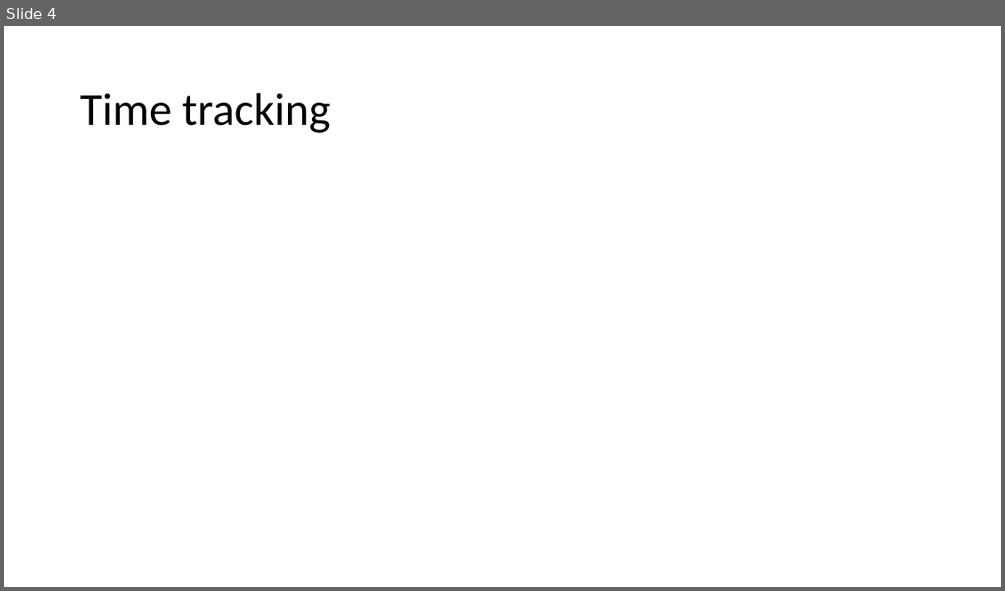
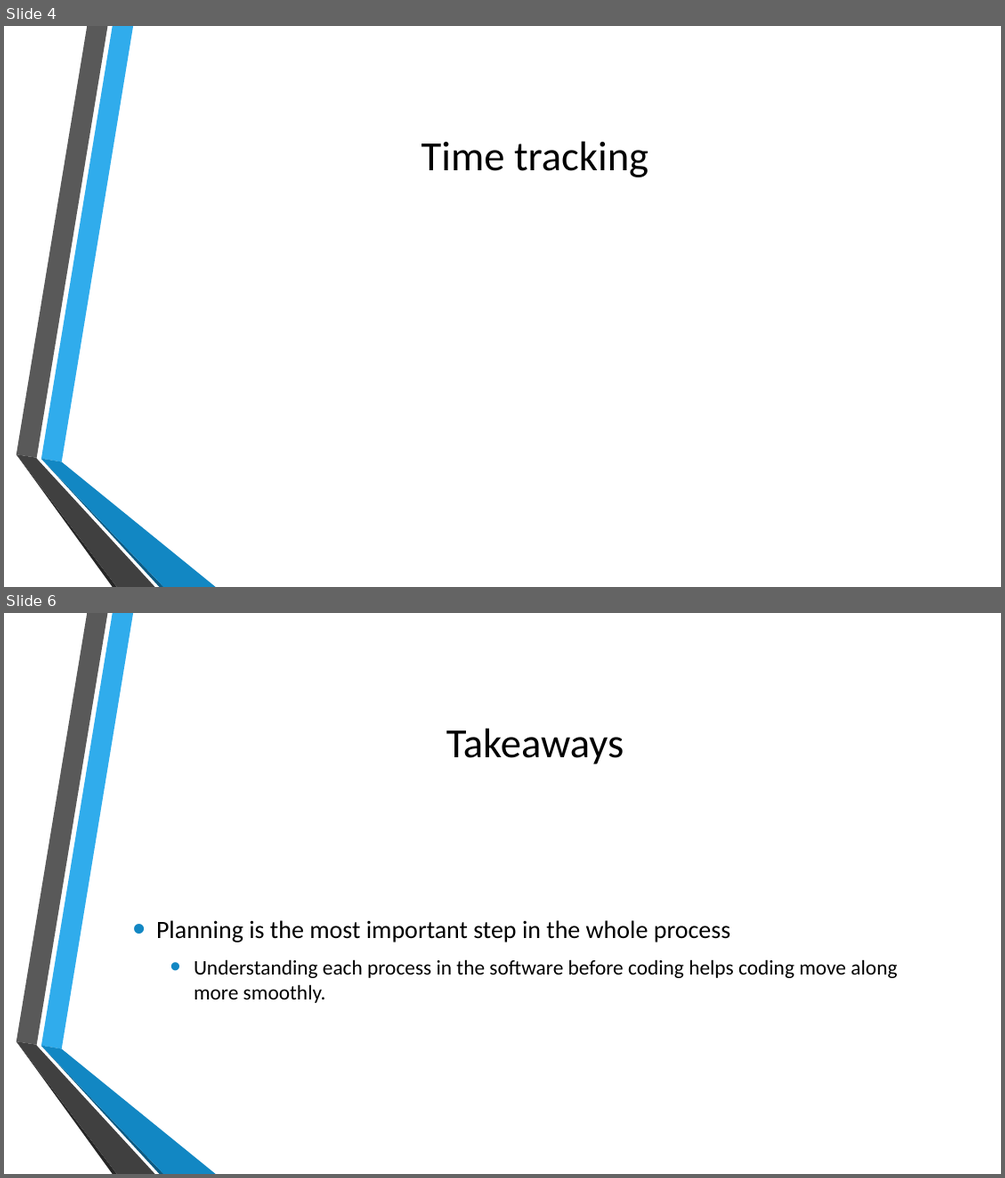
Before and after one commit to doominabox1/Card-Game, a slide deck: game_presentation.pptx. Shown one above the other, each under a label of ours: slide 4 before the commit, slides 4 and 6 after it; the slides between them are not shown. The pictures are 1005x591 and 1005x1178 pixels, drawn with LibreOffice and Linux fonts; fonts in the diff are those of the drawing; background and template pictures are left out. Boxes give left, top, right and bottom in pixels: in the first picture for what was removed or moved away, otherwise in the second. Text is boxed around its words. In the diff, an @@ line names an element or a change of style, - is before the commit and + after.

```diff
--- a/game_presentation.pptx
+++ b/game_presentation.pptx
@@ slide 6 added at <box>4,613,1001,1174</box>, background picture (left out); not listed: 6 template elements that a slide beside it also shows @@
@@ title added at <box>446,728,623,764</box>, 40 pt, text #000000 @@
+Takeaways
@@ text added at <box>156,920,897,1003</box>, 20 pt, text #000000 @@
+• Planning is the most important step in the whole process
+  • Understanding each process in the software before coding helps coding move along more smoothly.
@@ slide 4 changed as well @@
@@ title "Time tracking": place and size @@
-title "Time tracking" at <box>80,93,330,133</box>
+title "Time tracking" at <box>421,141,648,177</box>
@@ title "Time tracking" at <box>421,141,648,177</box>: size 44 to 40 pt; alignment left to centre; line spacing 0.9 to 1 @@
@@ group added at <box>16,26,216,587</box>: 6 freeform shapes @@
```
Also in this commit, not shown: 1 other slide changed, 5 other slides added, 5 slides removed, 10 other files.
